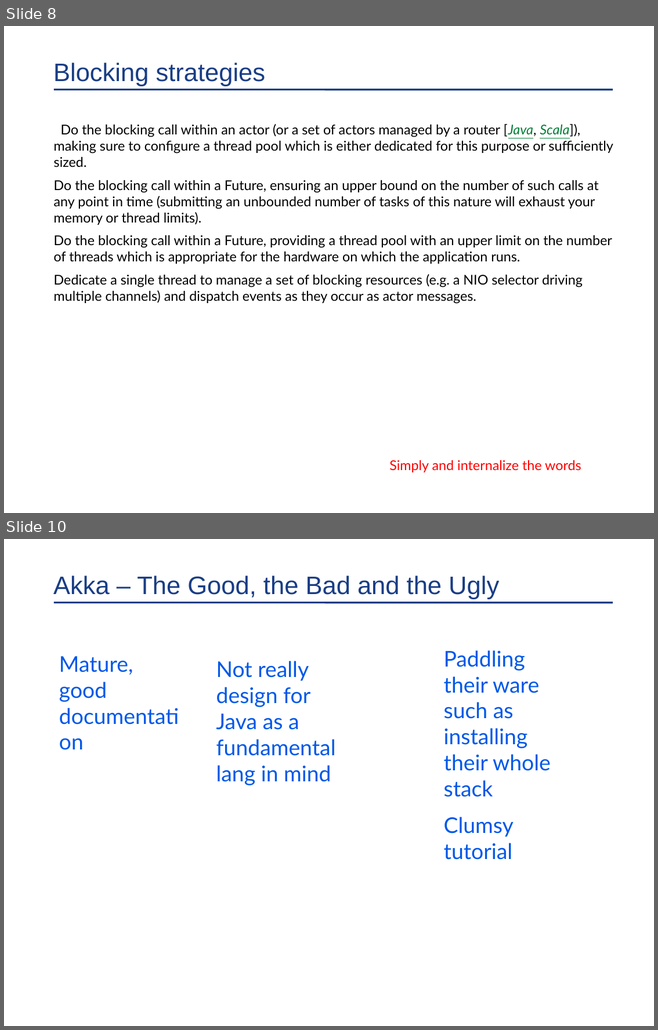
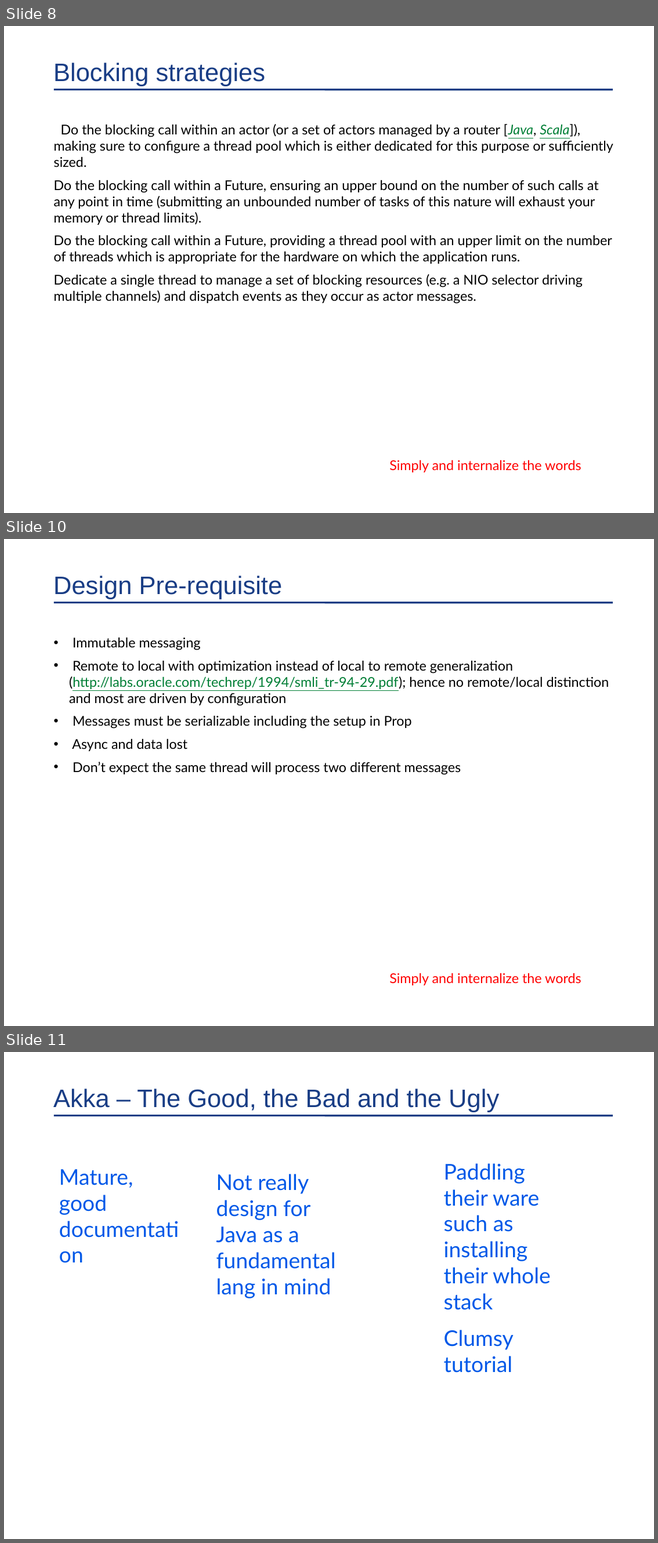
Before and after one commit to kangbiu/akka-tutorial-first-java, a slide deck: In Memory Data Grid Discussion.pptx. Shown one above the other, each under a label of ours: slides 8 and 10 before the commit, slides 8, 10 and 11 after it; the slides between them are not shown. The pictures are 658x1030 and 658x1543 pixels, drawn with LibreOffice and Linux fonts; fonts in the diff are those of the drawing; background and template pictures are left out. Boxes give left, top, right and bottom in pixels: in the first picture for what was removed or moved away, otherwise in the second. Text is boxed around its words. In the diff, an @@ line names an element or a change of style, - is before the commit and + after.

```diff
--- a/In Memory Data Grid Discussion.pptx
+++ b/In Memory Data Grid Discussion.pptx
@@ slide 10 added at (x1=4, y1=539, x2=654, y2=1026), background #FFFFFF; not listed: 1 template element that a slide beside it also shows @@
@@ title added at (x1=53, y1=576, x2=282, y2=599), 28 pt, text #193D85 @@
+Design Pre-requisite
@@ text added at (x1=69, y1=637, x2=609, y2=775), 15 pt, text #000000 @@
+• Immutable messaging
+• Remote to local with optimization instead of local to remote generalization (http://labs.oracle.com/techrep/1994/smli_tr-94-29.pdf); hence no remote/local distinction and most are driven by configuration
+• Messages must be serializable including the setup in Prop
+• Async and data lost
+• Don’t expect the same thread will process two different messages
@@ text added at (x1=389, y1=973, x2=581, y2=986), 15 pt, text #FF0000 @@
+Simply and internalize the words
@@ what was slide 10 is now slide 11 @@
```
Also in this commit, not shown: 2 slides changed, 2 other files.
